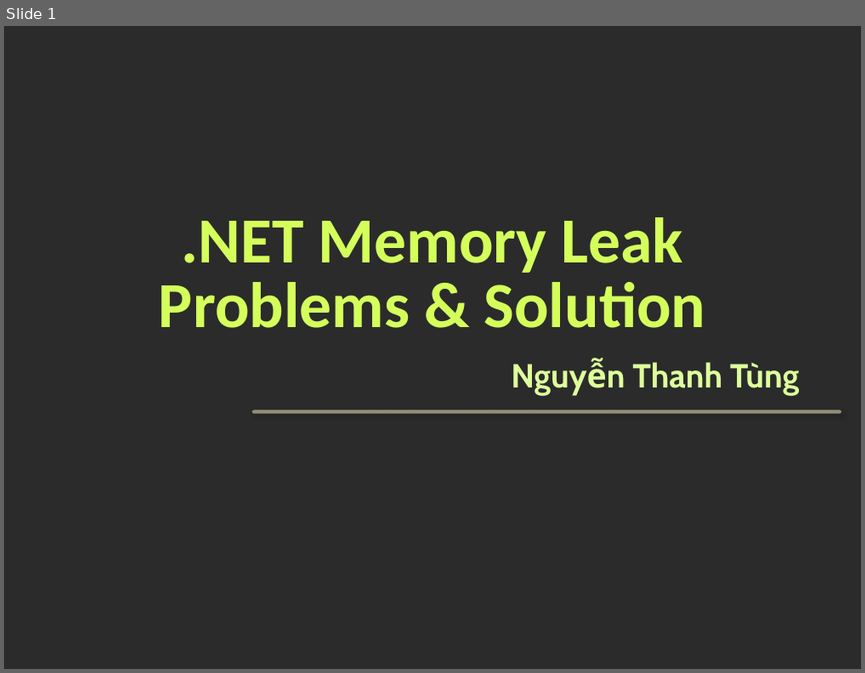
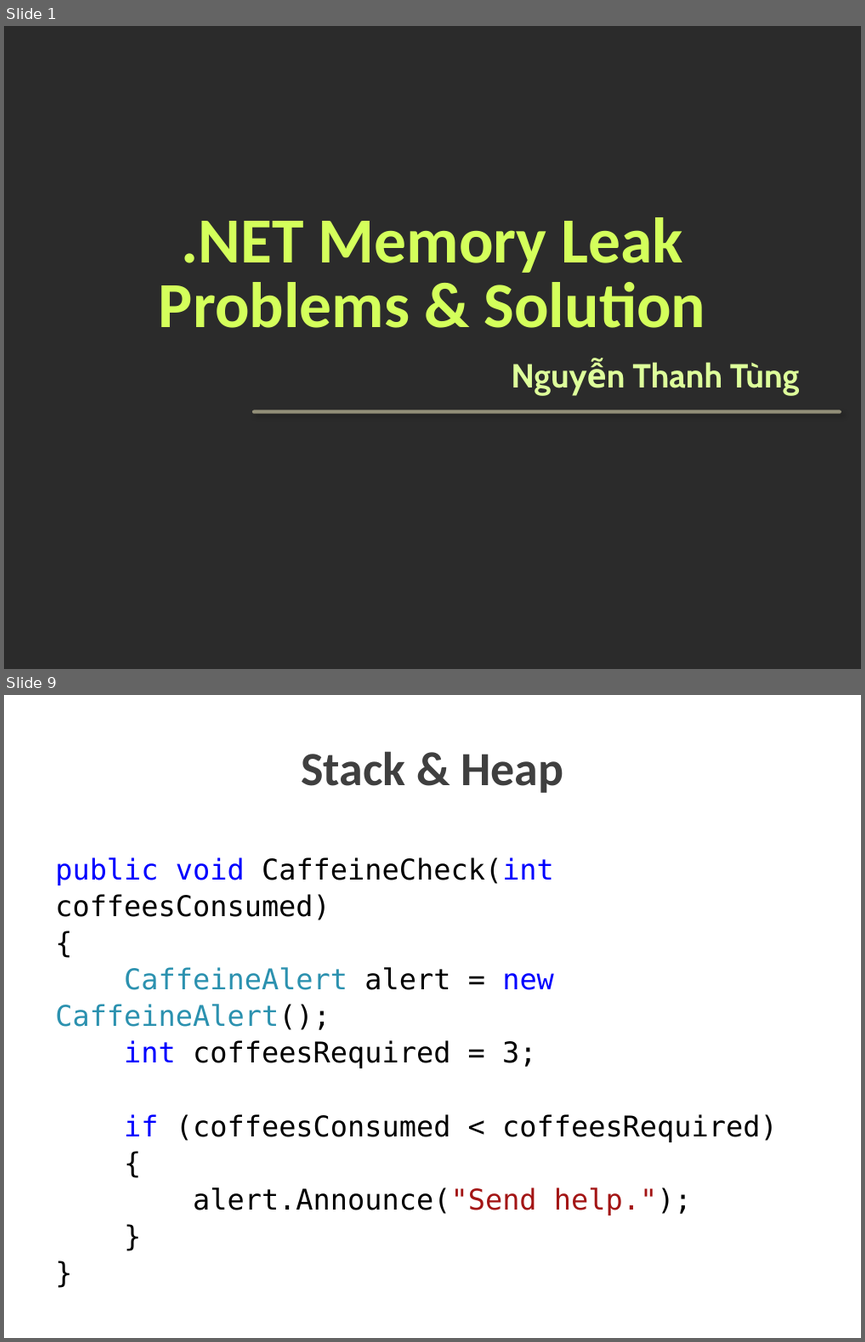
Before and after one commit to tungnt185/MemoryLeak, a slide deck: Memory Leak in .NET.pptx. Shown one above the other, each under a label of ours: slide 1 before the commit, slides 1 and 9 after it; the slides between them are not shown. The pictures are 865x673 and 865x1342 pixels, drawn with LibreOffice and Linux fonts; fonts in the diff are those of the drawing; background and template pictures are left out; a plain dark background stands for a picture behind light text. Boxes give left, top, right and bottom in pixels: in the first picture for what was removed or moved away, otherwise in the second. Text is boxed around its words. In the diff, an @@ line names an element or a change of style, - is before the commit and + after.

```diff
--- a/Memory Leak in .NET.pptx
+++ b/Memory Leak in .NET.pptx
@@ slide 9 added at box(4, 695, 861, 1338), background picture (left out) @@
@@ text added at box(301, 751, 563, 793), 40 pt, text #3F3F3F, bold @@
+Stack & Heap
@@ text added at box(55, 857, 778, 1215), 24 pt, text #000000 @@
+public void CaffeineCheck(int coffeesConsumed)
+{
+CaffeineAlert alert = new CaffeineAlert();
+int coffeesRequired = 3;
+if (coffeesConsumed < coffeesRequired)
+{
+alert.Announce("Send help.");
+}
+}
```
Also in this commit, not shown: 2 slides changed, 39 other slides added, 29 slides removed.
